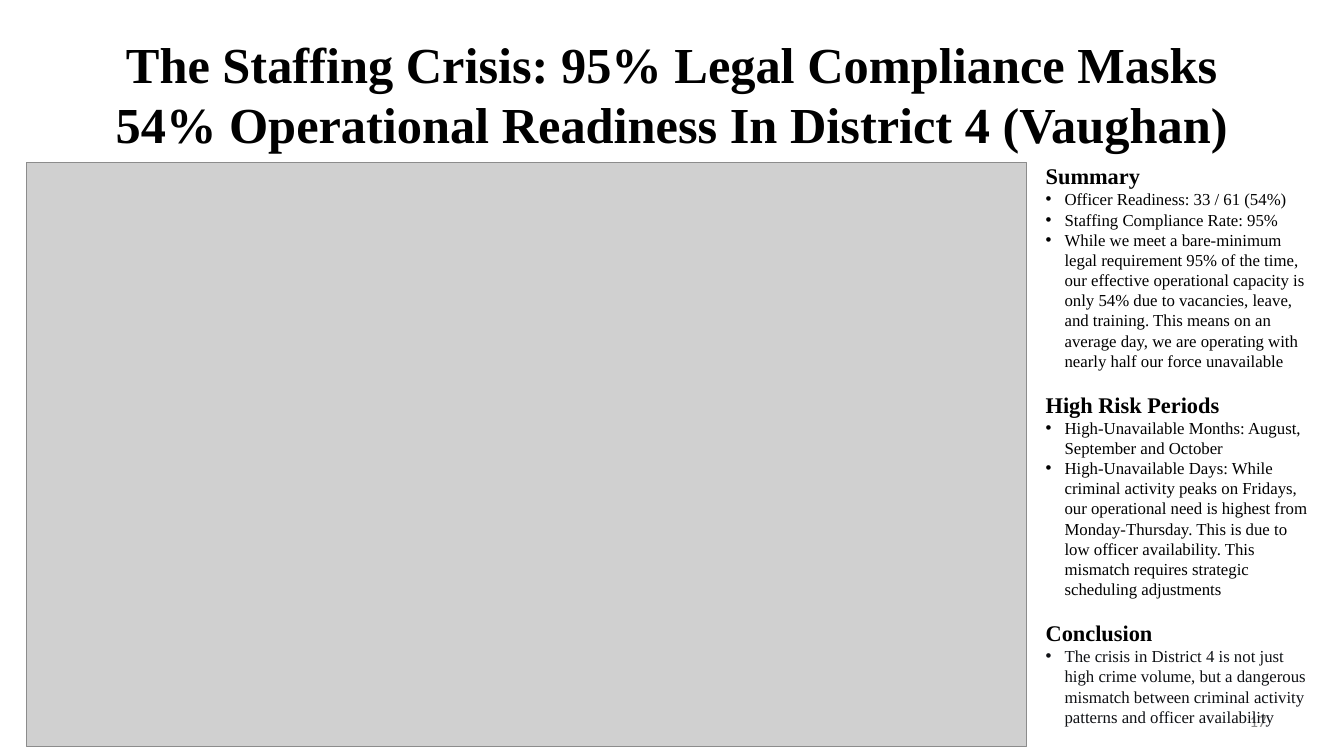
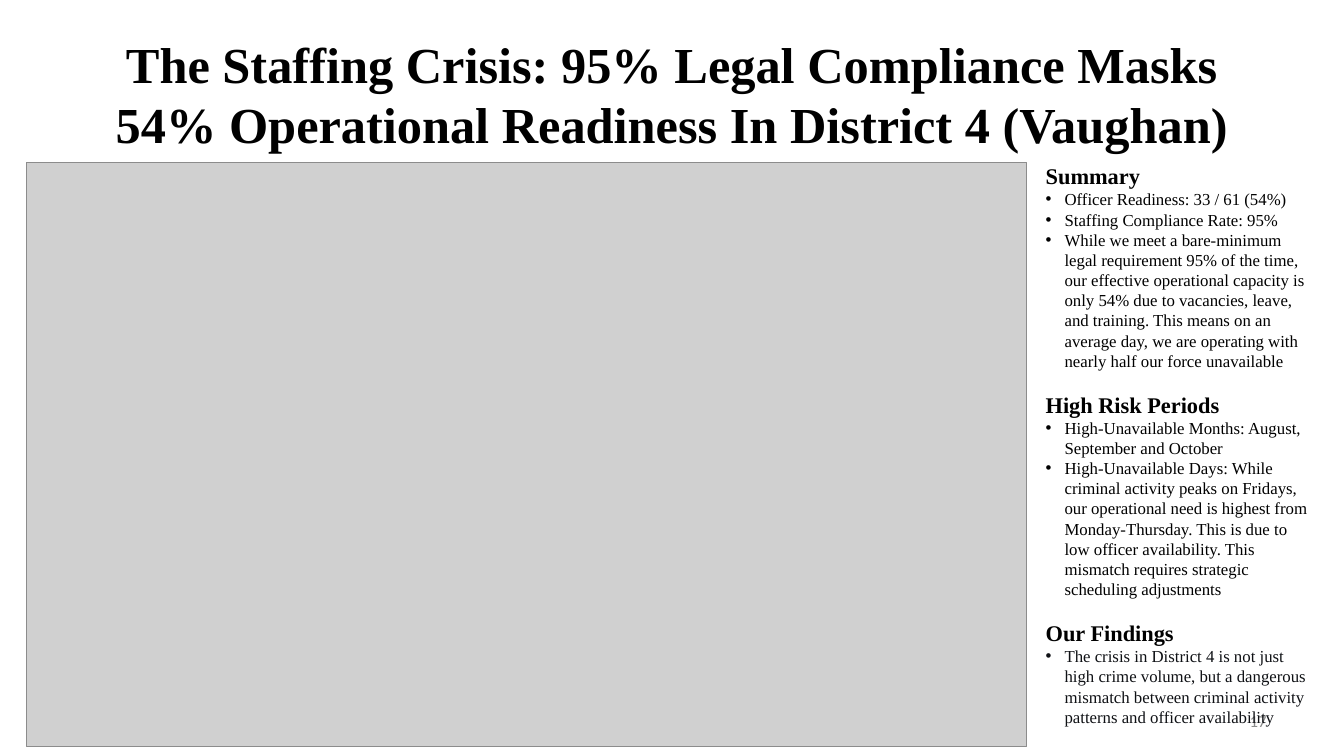
Before and after one commit to fuxima/YRP, a slide deck: slide 17 of YorkRegionCrimeAnalysis_presentation.pptx. Drawn at 1344x756 pixels with LibreOffice and Linux fonts; fonts in the diff are those of the drawing; grey boxes stand for pictures; background and template pictures are left out. Boxes give left, top, right and bottom in pixels: in the first picture for what was removed or moved away, otherwise in the second. Text is boxed around its words. In the diff, an @@ line names an element or a change of style, - is before the commit and + after.

```diff
--- a/YorkRegionCrimeAnalysis_presentation.pptx
+++ b/YorkRegionCrimeAnalysis_presentation.pptx
@@ text at box(1046, 625, 1174, 646): text changed @@
-Conclusion
+Our Findings
```
Also in this commit, not shown: 27 other slides changed, 1 other file.
